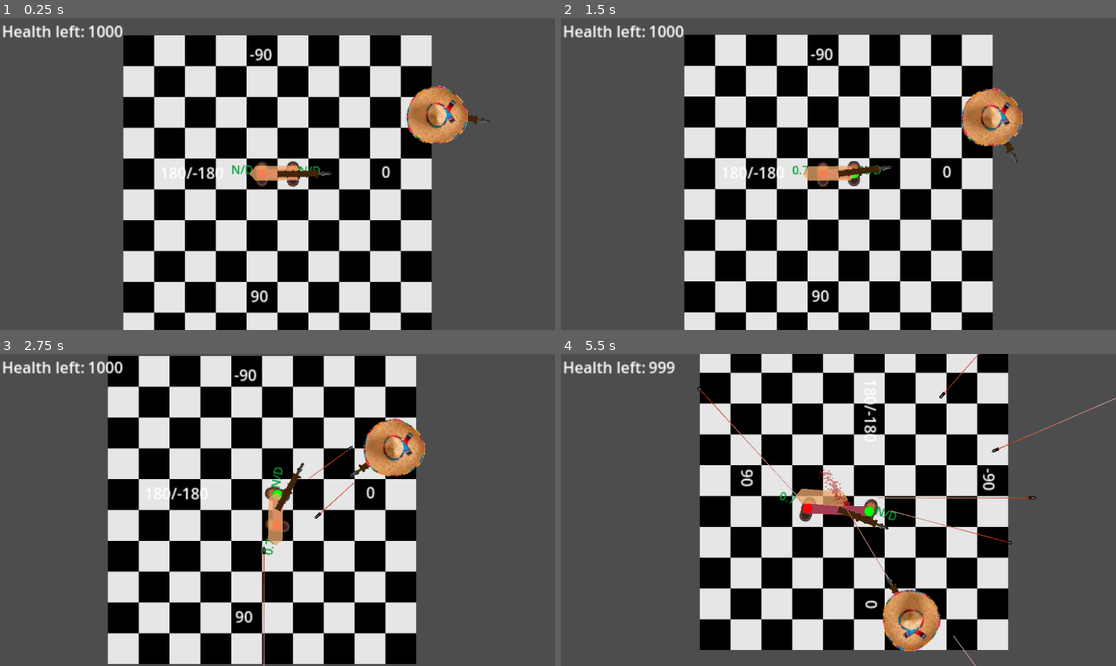
Above: before the commit, frames 1-4 (two rows, left to right).
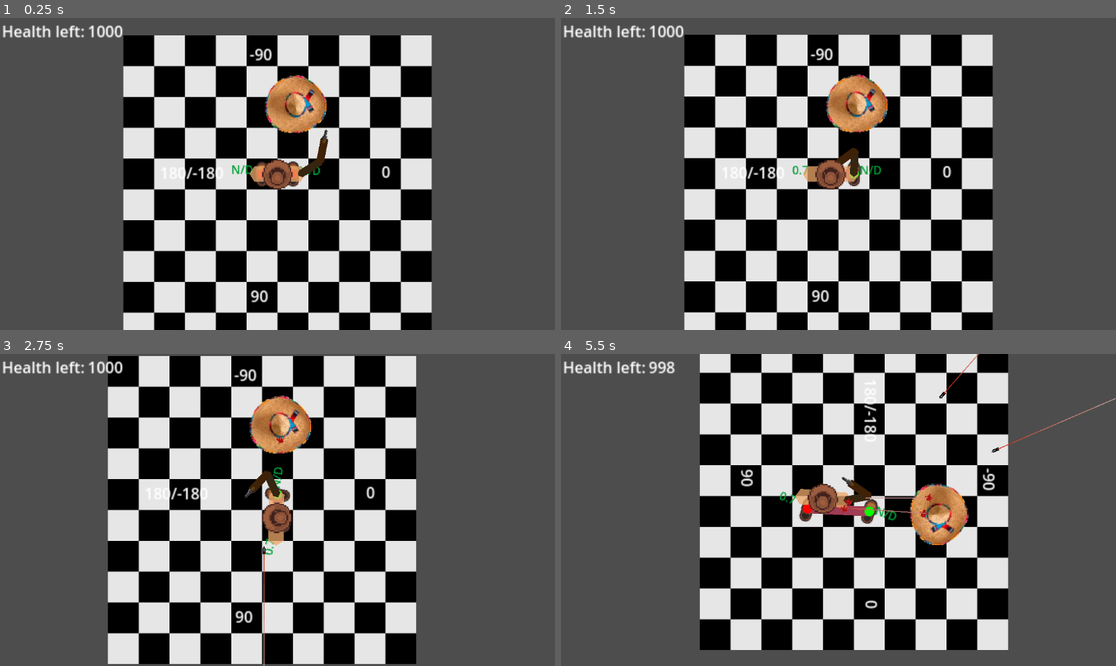
Above: after the commit, the same moments.

Repository: Meatplanter/Kelp_44
Game: Godot game, scene res://game.tscn
The game is run twice, just before and just after one commit, with the same random seed, the same clock (stepped at 60 frames per second) and the same inputs.
Inputs:
- Up to frame 1 (0.25 s): no input
- Up to frame 2 (1.5 s): hold D (LS_move_right) 0.53-1.28 s; hold M (ChangeMode) 0.53-1.28 s; hold X (LS_move_down) from 1.28 s (still down); tap M (ChangeMode) at 1.35 s
- Up to frame 3 (2.75 s): release X (LS_move_down) at 2.03 s; hold D (LS_move_right) from 2.03 s (still down); hold M (ChangeMode) from 2.03 s (still down)
- Up to frame 4 (5.5 s): release D (LS_move_right) at 2.78 s; release M (ChangeMode) at 2.78 s; hold Q (LS_move_leftup) 2.78-3.53 s; tap M (ChangeMode) at 2.85, 4.35 s; hold M (ChangeMode) 3.53-4.28 s; hold A (LS_move_left) 3.53-5.03 s; tap Enter at 5 s; hold X (LS_move_down) from 5.03 s (still down); hold M (ChangeMode) from 5.03 s (still down)

The runs differ from the first frame. In frame 1, 4.0% of the frame differs, in the area x 45-89%, y 18-56%; in frame 2, 4.0%; in frame 3, 4.2%; in frame 4, 4.7%, in the area x 19-86%, y 2-100%.

Commit message:
Head added, starting to redesign targetting

Diff:
--- a/Bullet.gd
+++ b/Bullet.gd
@@ -66,7 +66,7 @@
 
 
 func _on_splatter_timer_timeout() -> void:
-	if $Bullet.is_visible_in_tree() == false:
+	if $Bullet.is_visible_in_tree() == false && Global.bloodTrialVisible == true:
 		var bloodTrail = bloodTrailScene.instantiate()
 		bloodTrail.rotation_degrees = randf_range(0,360)
 		bloodTrail.scale = Vector2(randf_range(1,2/(pow(bulletSlowdown,4))),randf_range(1,2/(pow(bulletSlowdown,4))))
@@ -74,7 +74,7 @@
 		get_parent().add_child(bloodTrail)
 
 func _on_slomo_splatter_timer_timeout() -> void:
-	if $Bullet.is_visible_in_tree() == false:
+	if $Bullet.is_visible_in_tree() == false && Global.bloodTrialVisible == true:
 		var bloodTrail = bloodTrailScene.instantiate()
 		bloodTrail.rotation_degrees = randf_range(0,360)
 		bloodTrail.scale = Vector2(randf_range(0.5,2),randf_range(0.5,2))
--- a/CharBody.tscn
+++ b/CharBody.tscn
@@ -1,10 +1,9 @@
-[gd_scene load_steps=8 format=3 uid="uid://vpi5u34tocl"]
+[gd_scene load_steps=7 format=3 uid="uid://vpi5u34tocl"]
 
 [ext_resource type="Script" uid="uid://cqyv41oyv0lcg" path="res://CharBody.gd" id="1_i5h2e"]
 [ext_resource type="PackedScene" uid="uid://bc2ej70xjolx2" path="res://LeftShoe.tscn" id="2_iaqfm"]
 [ext_resource type="PackedScene" uid="uid://dmw176204y7dd" path="res://RightShoe.tscn" id="3_sl5bb"]
 [ext_resource type="Script" uid="uid://c63kxpwm4xegy" path="res://marker_2d.gd" id="4_e8thm"]
-[ext_resource type="PackedScene" uid="uid://27towt3jaocl" path="res://gun.tscn" id="5_iaqfm"]
 [ext_resource type="Script" uid="uid://g7fnkyhbdemq" path="res://hp_left.gd" id="5_sl5bb"]
 [ext_resource type="PackedScene" uid="uid://dmant07862ycy" path="res://torso.tscn" id="6_7aaa2"]
 
@@ -100,11 +99,6 @@
 unique_name_in_owner = true
 position = Vector2(16, -1)
 
-[node name="Gun" parent="." instance=ExtResource("5_iaqfm")]
-light_mask = 3
-visibility_layer = 3
-position = Vector2(33, 0)
-
 [node name="Timer" type="Timer" parent="."]
 wait_time = 2.0
 autostart = true
--- a/enemy.tscn
+++ b/enemy.tscn
@@ -8,7 +8,6 @@
 radius = 20.0
 
 [node name="Enemy" type="CharacterBody2D"]
-collision_layer = 2
 script = ExtResource("1_4gyqm")
 metadata/Enemy = true
 
@@ -21,3 +20,4 @@
 
 [node name="CollisionShape2D" type="CollisionShape2D" parent="."]
 shape = SubResource("CircleShape2D_iifgy")
+metadata/Enemy = true
--- a/game.tscn
+++ b/game.tscn
@@ -80,7 +80,7 @@
 rotation = -1.57079
 
 [node name="Enemy" parent="." instance=ExtResource("5_ryrav")]
-position = Vector2(182, -62)
+position = Vector2(35, -73)
 
 [connection signal="timeout" from="BulletSpawnTime" to="." method="_on_bullet_spawn_time_timeout"]
 [connection signal="timeout" from="SlomoBulletSpawnTime" to="." method="_on_slomo_bullet_spawn_time_timeout"]
--- a/global.gd
+++ b/global.gd
@@ -47,11 +47,13 @@
 
 
 #gun & bullets
+var targetEnemy = null
 var aimingSpeed = 1 * gameSpeed
 var bulletSpeed = 150
 var bulletRange = 1000
 var bulletSlowdown = 0.998
 
+var bloodTrialVisible = false
 
 #enemy
 var enemyHealth = 200
--- a/gun.tscn
+++ b/gun.tscn
@@ -1,8 +1,7 @@
-[gd_scene load_steps=5 format=3 uid="uid://27towt3jaocl"]
+[gd_scene load_steps=4 format=3 uid="uid://27towt3jaocl"]
 
 [ext_resource type="Script" uid="uid://dktqxutrtm32m" path="res://gun.gd" id="1_dk5gl"]
 [ext_resource type="Texture2D" uid="uid://bs1qakvfa2h7s" path="res://Assets/Revolver.png" id="1_vk1bi"]
-[ext_resource type="Texture2D" uid="uid://2ky28yqw5i71" path="res://Assets/SleeveForearm.png" id="3_kw0bs"]
 
 [sub_resource type="CircleShape2D" id="CircleShape2D_dk5gl"]
 radius = 506.025
@@ -19,7 +18,7 @@
 
 [node name="Revolver" type="Sprite2D" parent="WeaponPivot"]
 texture_filter = 1
-position = Vector2(48, 0)
+position = Vector2(8, 0)
 texture = ExtResource("1_vk1bi")
 
 [node name="ShootingPoint" type="Marker2D" parent="WeaponPivot/Revolver"]
@@ -33,20 +32,5 @@
 wait_time = 10.0
 autostart = true
 
-[node name="ElbowPivot" type="Marker2D" parent="."]
-position = Vector2(21, 0)
-
-[node name="SleeveForearm" type="Sprite2D" parent="ElbowPivot"]
-texture_filter = 1
-position = Vector2(11, 0)
-scale = Vector2(0.625, 1)
-texture = ExtResource("3_kw0bs")
-
-[node name="SleeveForearm" type="Sprite2D" parent="."]
-texture_filter = 1
-position = Vector2(11.75, 0)
-scale = Vector2(0.734375, 1)
-texture = ExtResource("3_kw0bs")
-
 [connection signal="timeout" from="ShootTimer" to="." method="_on_shoot_timer_timeout"]
 [connection signal="timeout" from="SlomoShootTimer" to="." method="_on_slomo_shoot_timer_timeout"]
--- /dev/null
+++ b/head.gd
@@ -0,0 +1,19 @@
+extends Area2D
+
+var targetEnemy = null
+var enemiesInRange = []
+
+func _physics_process(delta):
+
+	enemiesInRange.clear()
+
+	for body in get_overlapping_bodies():
+		if body.has_meta("Enemy") && body.get_meta("Enemy") == true:
+			enemiesInRange.append(body)
+
+	if enemiesInRange.size() > 0:
+		targetEnemy = enemiesInRange.front()
+	else:
+		targetEnemy = null
+
+	Global.targetEnemy = targetEnemy
--- a/torso.gd
+++ b/torso.gd
@@ -8,17 +8,71 @@
 	rotate(PI/2)
 
 func _physics_process(delta: float) -> void:
-	var target_position: Vector2
 
+	#move the torso towards the weighted leg
+	var swayPostion: Vector2
 	match Global.weightedShoe:
 		"both":
-			target_position = Global.midpoint
+			swayPostion = Global.midpoint
 		"left":
-			target_position = (Global.midpoint + %LeftShoe.global_position) / 2
+			swayPostion = (Global.midpoint + %LeftShoe.global_position) / 2
 		"right":
-			target_position = (Global.midpoint + %RightShoe.global_position) / 2
+			swayPostion = (Global.midpoint + %RightShoe.global_position) / 2
+	global_position = global_position.move_toward(swayPostion, move_speed * delta)
 
-	global_position = global_position.move_toward(target_position, move_speed * delta)
+
+	if Global.targetEnemy != null:
+		var orientation = (Global.focus - Global.midpoint).normalized() #vector perpendicular to the body position
+		var targetEnemy = Global.targetEnemy
+
+		var enemyDirectionLS = (targetEnemy.global_position - $TorsoPolygon2D/LeftShoulderPivot.global_position).normalized() #angle to enemy from right shoulder
+		#var enemyDirectionLE = (targetEnemy.global_position - $TorsoPolygon2D/RightShoulderPivot.global_position).normalized() #angle to enemy from right shoulder
+
+		#rotate right shoulder toward enemy
+		var enemyDirectionRS = (targetEnemy.global_position - $TorsoPolygon2D/RightShoulderPivot.global_position).normalized() #angle to enemy from right shoulder
+		var enemyAngleRS = enemyDirectionRS.angle_to(orientation)
+		var clampedAngleRS = -(clamp(enemyAngleRS,-PI/2,PI/4))
+		tween = create_tween()
+		tween.tween_property($TorsoPolygon2D/RightShoulderPivot, "rotation", clampedAngleRS-PI/2, Global.aimingSpeed).set_ease(Tween.EASE_IN_OUT)
+
+		#rotate right elbow toward enemy
+		var enemyDirectionRE = (targetEnemy.global_position - $TorsoPolygon2D/RightShoulderPivot/RightBiceps/RightElbowPivot.global_position).normalized() #angle to enemy from right elbow
+		var enemyAngleRE = enemyDirectionRE.angle_to($TorsoPolygon2D/RightShoulderPivot/RightBiceps/RightElbowPivot.global_position) #angle to biceps
+		print(enemyAngleRE)
+		var clampedAngleRE = -(clamp(enemyAngleRE,-PI/2,PI/4))
+		tween = create_tween()
+		tween.tween_property($TorsoPolygon2D/RightShoulderPivot/RightBiceps/RightElbowPivot, "rotation", clampedAngleRE-PI/2, Global.aimingSpeed).set_ease(Tween.EASE_IN_OUT)
+
+		#tween = create_tween()
+		#tween.tween_property($TorsoPolygon2D/RightShoulderPivot, "rotation", clamped_angle-PI/2, Global.aimingSpeed).set_ease(Tween.EASE_IN_OUT)
+
+		#rotate right forearm toward enemy
+		#var orientation = (Global.focus - Global.midpoint).normalized() #vector perpendicular to the body position
+		#var rotationVector = Vector2.UP.rotated(rotation) #currently aiming in objective terms
+		#var pointing = -(rotationVector.angle_to(orientation)) #currently aiming in subjective terms
+		#
+		#var targetEnemy = Global.targetEnemy
+		#var enemyDirection = (targetEnemy.global_position - $TorsoPolygon2D/RightShoulderPivot.global_position).normalized() #angle to enemy from shoulder
+		#
+		#var bodyEnemyAngle = enemyDirection.angle_to(orientation)
+		#var clamped_angle = -(clamp(bodyEnemyAngle,-PI/2,PI/4)) #subjective angle to enemy clamped in front of the body
+		##var aimAngle = clamped_angle - pointing #how to correct to aim at enemy
+		#
+		#tween = create_tween()
+		#tween.tween_property($TorsoPolygon2D/RightShoulderPivot, "rotation", clamped_angle-PI/2, Global.aimingSpeed).set_ease(Tween.EASE_IN_OUT)
+
+		#print(rad_to_deg(aimAngle))
+		#print(rad_to_deg(clamped_angle))
+		#print(rad_to_deg(pointing))
+		#print(rotationVector)
+		#print ("clamped_angle to enemy: ",rad_to_deg(clamped_angle)," Pointing: ",rad_to_deg(pointing)," aimAngle: ",rad_to_deg(aimAngle))
+
+		#var RSRot = $TorsoPolygon2D/RightShoulderPivot.rotation
+		#Vector2.RIGHT.rotated(rotation)
+		#var RSEnem = $TorsoPolygon2D/RightShoulderPivot
+
+
+		#print(rotationVector)
 
 func take_damage():
 	Global.playerHealth -= 1
--- a/torso.tscn
+++ b/torso.tscn
@@ -1,23 +1,72 @@
-[gd_scene load_steps=3 format=3 uid="uid://dmant07862ycy"]
+[gd_scene load_steps=7 format=3 uid="uid://dmant07862ycy"]
 
 [ext_resource type="Script" uid="uid://clo8fxrvg1r84" path="res://torso.gd" id="1_50s6g"]
+[ext_resource type="Script" uid="uid://jvkettxjbrae" path="res://head.gd" id="2_vfirn"]
+[ext_resource type="Texture2D" uid="uid://bbqhe4bkrpp8a" path="res://Assets/HatCompressed.png" id="3_vfirn"]
+[ext_resource type="Texture2D" uid="uid://bs1qakvfa2h7s" path="res://Assets/Revolver.png" id="4_nl2ho"]
 
 [sub_resource type="CapsuleShape2D" id="CapsuleShape2D_gher4"]
-radius = 7.0
-height = 54.0
+radius = 8.0
+height = 56.0
+
+[sub_resource type="CircleShape2D" id="CircleShape2D_ldi0w"]
+radius = 200.0
 
 [node name="Torso" type="CharacterBody2D"]
 motion_mode = 1
 script = ExtResource("1_50s6g")
 metadata/Player = true
 
-[node name="Polygon2D" type="Polygon2D" parent="."]
-position = Vector2(0.381481, 0)
-scale = Vector2(0.770553, 0.516293)
+[node name="TorsoPolygon2D" type="Polygon2D" parent="."]
+position = Vector2(2.98023e-08, 0)
 color = Color(0.929412, 0.658824, 0.419608, 0.756863)
-polygon = PackedVector2Array(-30.0741, -16.1538, 25.9259, -16.1538, 33.598, -0.0288615, 26, 13, -30.28, 13.2194, -38.1304, 0)
+polygon = PackedVector2Array(-24, -8, 24, -8, 29, 0, 24, 8, -24, 8, -29, 0)
 
-[node name="CollisionShape2D" type="CollisionShape2D" parent="."]
-position = Vector2(-1, -1)
+[node name="LeftShoulderPivot" type="Marker2D" parent="TorsoPolygon2D"]
+position = Vector2(-32, 0)
+scale = Vector2(1, 0.67)
+
+[node name="LeftElbowPivot" type="Marker2D" parent="TorsoPolygon2D"]
+position = Vector2(-32, 0)
+scale = Vector2(1, 0.67)
+
+[node name="RightShoulderPivot" type="Marker2D" parent="TorsoPolygon2D"]
+position = Vector2(24, 0)
+
+[node name="RightBiceps" type="Polygon2D" parent="TorsoPolygon2D/RightShoulderPivot"]
+position = Vector2(0.0235519, -0.00272036)
+rotation = -6.28319
+scale = Vector2(1, 1)
+color = Color(0.214763, 0.147017, 0.068558, 1)
+offset = Vector2(-3.02355, 0.00272018)
+polygon = PackedVector2Array(0, 0, 3, -4, 27, -4, 30, 0, 27, 4, 3, 4)
+
+[node name="RightElbowPivot" type="Marker2D" parent="TorsoPolygon2D/RightShoulderPivot/RightBiceps"]
+position = Vector2(23.9764, 0.00272455)
+
+[node name="RightBiceps2" type="Polygon2D" parent="TorsoPolygon2D/RightShoulderPivot/RightBiceps/RightElbowPivot"]
+color = Color(0.244615, 0.130091, 0.0260141, 1)
+offset = Vector2(-3.02355, 0.00272018)
+polygon = PackedVector2Array(0, 0, 3, -4, 27, -4, 30, 0, 27, 4, 3, 4)
+
+[node name="Revolver" type="Sprite2D" parent="TorsoPolygon2D/RightShoulderPivot/RightBiceps/RightElbowPivot"]
+texture_filter = 1
+position = Vector2(26, 4.54598e-06)
+texture = ExtResource("4_nl2ho")
+
+[node name="TorsoCollision" type="CollisionShape2D" parent="."]
 rotation = 1.5708
 shape = SubResource("CapsuleShape2D_gher4")
+
+[node name="Head" type="Area2D" parent="."]
+script = ExtResource("2_vfirn")
+
+[node name="HatCompressed" type="Sprite2D" parent="Head"]
+texture_filter = 1
+scale = Vector2(1, 1)
+texture = ExtResource("3_vfirn")
+flip_v = true
+
+[node name="HeadPerspective" type="CollisionShape2D" parent="Head"]
+scale = Vector2(1, 1)
+shape = SubResource("CircleShape2D_ldi0w")
Binary file added: Assets/HatCompressed.png
Not shown, added: Assets/HatCompressed.png.import
Not shown, added: head.gd.uid
